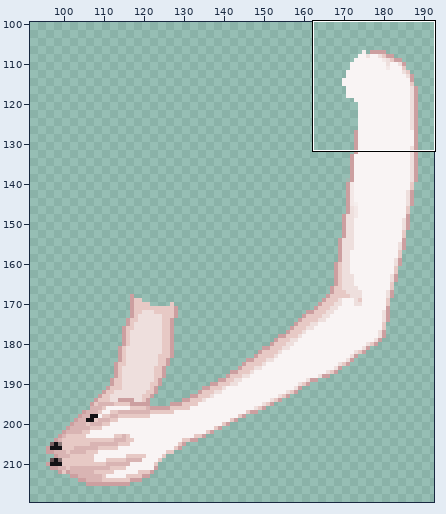
File history of a sprite sheet, surface8001.png. The first picture is a wide view before the edit; the outline marks the close-up.
Close-up. As it was:
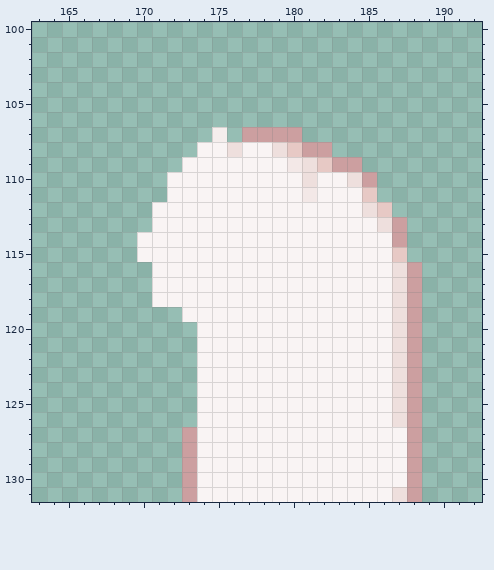
The file is 300x400 pixels. Colours within 5 levels of each other are drawn and written as one. Shown: x 163..192, y 100..131. The wide view leaves out empty margins.
The result:
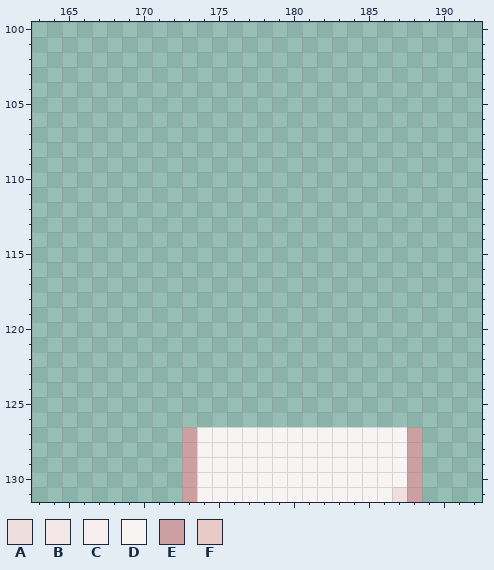
Palette (. is transparent): A #eedfdd  B #f3e8e7  C #f5eeed  D #f9f4f4  E #cc9fa0  F #e7c9c5
Diff:
The author cleared colour A in row 108 at x 176 and 179; in row 109 at x 181; in row 110 at x 181 and 184; in row 112 at x 185; in row 113 at x 186; in rows 116 to 126 at x 187.
The author cleared colour B in row 109 at x 180; in row 111 at x 181.
The author cleared colour C in row 107 at x 175.
The author cleared colour D in row 108 at x 174 to 175 and 177 to 178; in row 109 at x 173 to 179; in row 110 at x 172 to 180 and 182 to 183; in row 111 at x 172 to 180 and 182 to 184; in row 112 at x 171 to 184; in row 113 at x 171 to 185.
The author cleared colour D in rows 114 to 115 at x 170 to 186; in rows 116 to 118 at x 171 to 186; in row 119 at x 173 to 186; in rows 120 to 126 at x 174 to 186.
The author cleared colour E in row 107 at x 177 to 180; in row 108 at x 181 to 182; in row 109 at x 183 to 184; in row 110 at x 185; in rows 113 to 114 at x 187; in rows 116 to 126 at x 188.
The author cleared colour F in row 108 at x 180; in row 109 at x 182; in row 111 at x 185; in row 112 at x 186; in row 115 at x 187.
